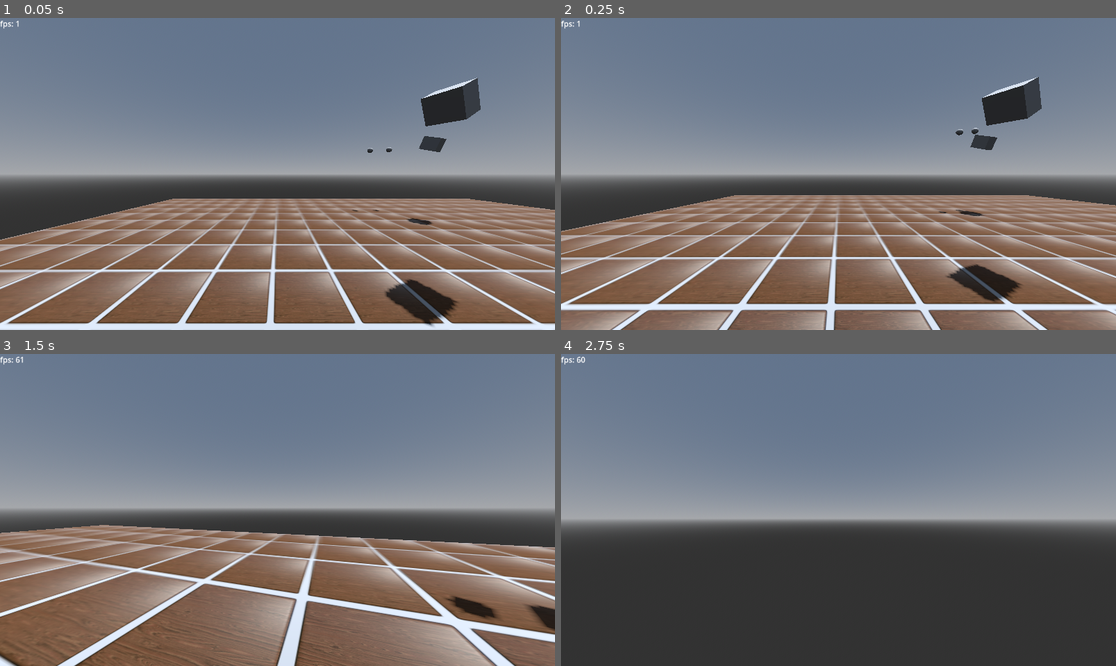
Above: before the commit, frames 1-4 (two rows, left to right).
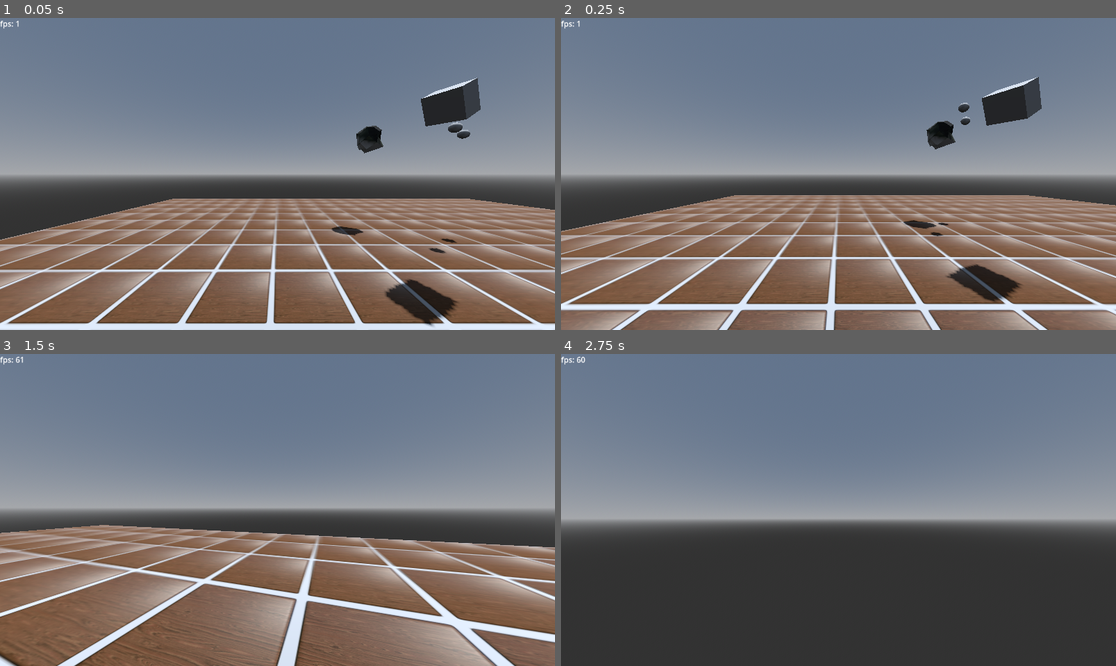
Above: after the commit, the same moments.

Repository: catboyBinary/PURGATORY
Game: Godot game, scene res://Scenes/TestScene/test_scene.tscn
The game is run twice, just before and just after one commit, with the same random seed, the same clock (stepped at 60 frames per second) and the same inputs.
Inputs (mouse positions are in pixels of both pictures, inside the frame that each line leads up to):
- Up to frame 1 (0.05 s): no input
- Up to frame 2 (0.25 s): no input
- Up to frame 3 (1.5 s): move the mouse to (305, 510) at 0.52 s; hold W (move_forward) from 0.53 s (still down); tap Shift (dash) at 0.6, 1.35 s; tap Space (jump) at 0.77 s; move the mouse to (249, 510) at 1.27 s
- Up to frame 4 (2.75 s): keep holding W (move_forward); tap Space (jump) at 1.52 s; move the mouse to (849, 503) at 2.02 s; tap Shift (dash) at 2.1 s

The runs differ from the first frame. In frame 1, 0.8% of the frame differs, in the area x 59-85%, y 33-76%; in frame 2, 0.8%; in frame 3, 0.6%; in frame 4, nothing differs.

Commit message:
Cock'n'Balls™️ vlad DLC update

Diff:
--- a/Entities/technoangel_preview/angel.tscn
+++ b/Entities/technoangel_preview/angel.tscn
@@ -1,8 +1,7 @@
 [gd_scene load_steps=6 format=3 uid="uid://chejcyn0ndyp2"]
 
+[ext_resource type="ArrayMesh" uid="uid://bsmohpgmvkx64" path="res://Entities/technoangel_preview/vlad.obj" id="1_awhhs"]
 [ext_resource type="Script" path="res://Entities/technoangel_preview/angel.gd" id="1_awkk7"]
-
-[sub_resource type="BoxMesh" id="BoxMesh_oohpr"]
 
 [sub_resource type="SphereMesh" id="SphereMesh_38uv1"]
 radius = 0.25
@@ -36,20 +35,21 @@
 transform = Transform3D(1, 0, 0, 0, 1, 0, 0, 0, 1, -1.14829, 0, 0.906194)
 
 [node name="MeshInstance3D" type="MeshInstance3D" parent="."]
-transform = Transform3D(0.985557, -0.0751525, -0.151753, 0.018481, 0.938511, -0.344753, 0.168331, 0.336969, 0.926346, -1.3007, 1.50964, -7.78587)
-mesh = SubResource("BoxMesh_oohpr")
+transform = Transform3D(2.95667, -0.225458, -0.45526, 0.0554429, 2.81553, -1.03426, 0.504994, 1.01091, 2.77904, -1.67639, 1.4304, -7.93493)
+mesh = ExtResource("1_awhhs")
 script = ExtResource("1_awkk7")
 
 [node name="wing1" type="MeshInstance3D" parent="."]
-transform = Transform3D(1, 0, 0, 0, 1, 0, 0, 0, 1, -0.171806, 2.75222, -8.21201)
+transform = Transform3D(1, 0, 0, 0, 1, 0, 0, 0, 1, -0.547504, 2.67299, -8.36106)
 mesh = SubResource("SphereMesh_38uv1")
 
 [node name="wing2" type="MeshInstance3D" parent="."]
-transform = Transform3D(1, 0, 0, 0, 1, 0, 0, 0, 1, -2.14511, 2.8267, -8.52903)
+transform = Transform3D(1, 0, 0, 0, 1, 0, 0, 0, 1, -2.52081, 2.74747, -8.67809)
 mesh = SubResource("SphereMesh_38uv1")
 
 [node name="AnimationPlayer" type="AnimationPlayer" parent="."]
 autoplay = "new_animation"
+playback_default_blend_time = 0.2
 libraries = {
 "": SubResource("AnimationLibrary_t56nq")
 }
--- a/Scenes/TestScene/test_scene.tscn
+++ b/Scenes/TestScene/test_scene.tscn
@@ -118,4 +118,4 @@
 shape = SubResource("ConcavePolygonShape3D_tcrl1")
 
 [node name="angel" parent="." instance=ExtResource("5_eh5pq")]
-transform = Transform3D(1, 0, 0, 0, 1, 0, 0, 0, 1, 4.71345, 2.39264, -6.82148)
+transform = Transform3D(-0.866025, 0, -0.5, 0, 1, 0, 0.5, 0, -0.866025, -0.286552, 2.39264, -12.8215)
Binary file added: Entities/technoangel_preview/N_zJS2LWYhw.png
Not shown, added: Entities/technoangel_preview/N_zJS2LWYhw.png.import
Not shown, added: Entities/technoangel_preview/vlad.mtl
Not shown, added: Entities/technoangel_preview/vlad.obj
Not shown, added: Entities/technoangel_preview/vlad.obj.import
